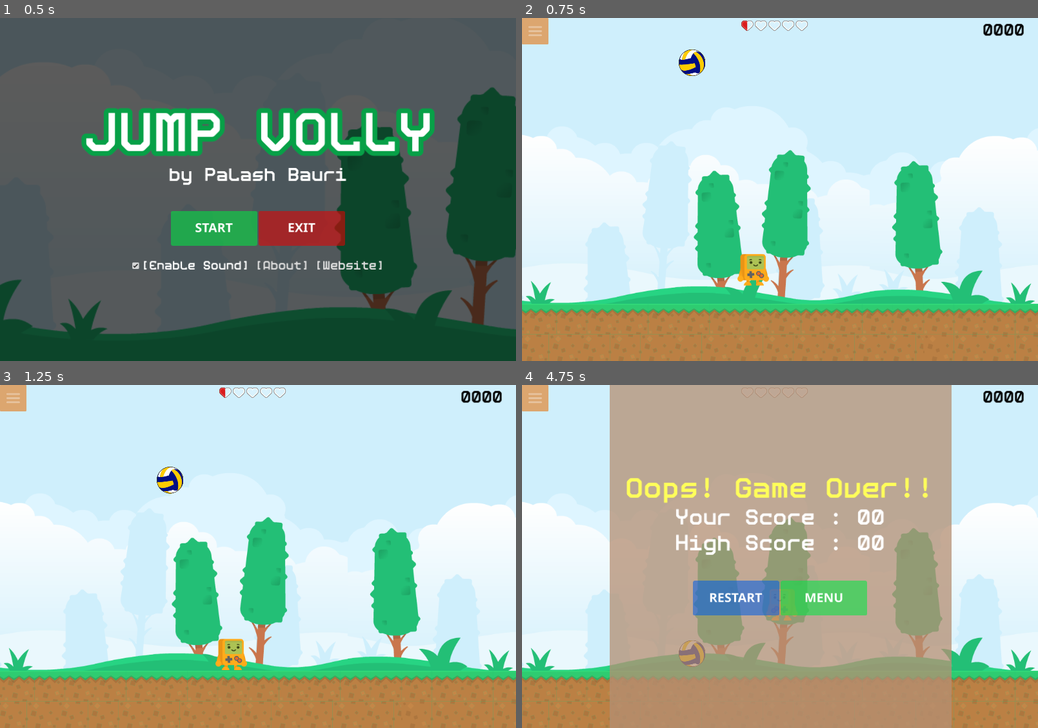
Above: before the commit, frames 1-4 (two rows, left to right).
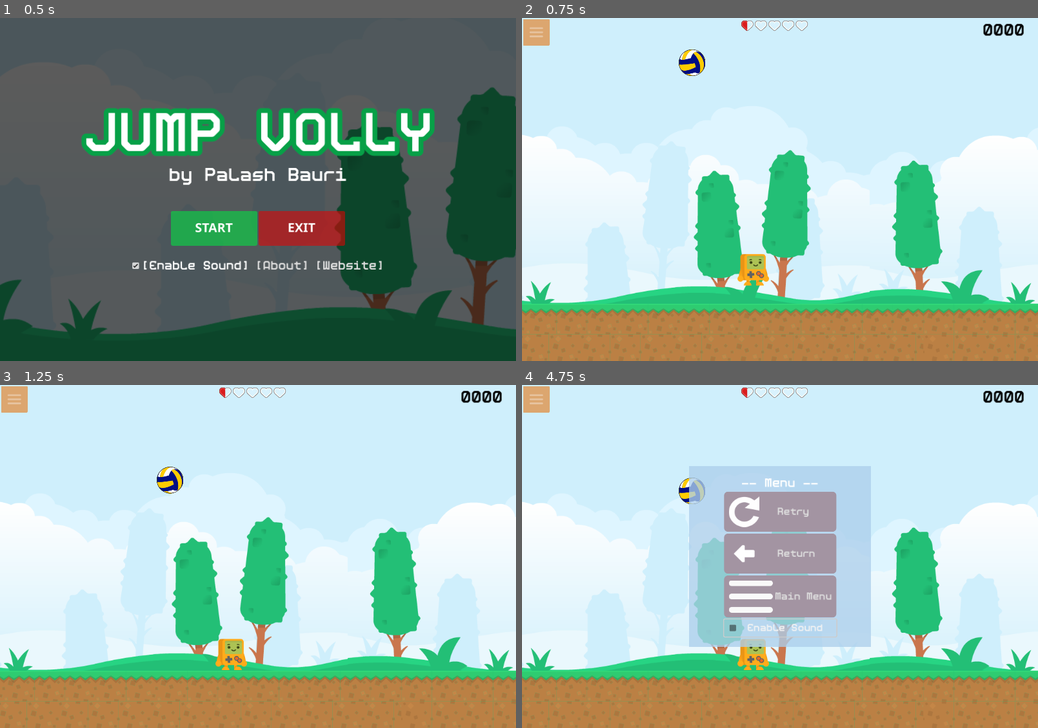
Above: after the commit, the same moments.

Repository: bauripalash/jumpvolly
Game: Godot game, scene res://Scenes/start_menu.tscn
The game is run twice, just before and just after one commit, with the same random seed, the same clock (stepped at 60 frames per second) and the same inputs.
Inputs (mouse positions are in pixels of both pictures, inside the frame that each line leads up to):
- Up to frame 1 (0.5 s): no input
- Up to frame 2 (0.75 s): click (733, 227) at 0.5 s
- Up to frame 3 (1.25 s): no input
- Up to frame 4 (4.75 s): click (537, 398) at 1.25 s; move the mouse to (893, 539) at 2.02 s; hold Right (move_right) 2.03-3.53 s; click (893, 539) at 2.17 s; move the mouse to (676, 573) at 2.77 s; move the mouse to (831, 481) at 3.52 s; hold Left (move_left) 3.53-4.28 s; move the mouse to (754, 625) at 4.27 s; hold Right (move_right) from 4.28 s (still down); click (754, 625) at 4.42 s

Frame 1 is identical in both runs. In frame 2, 0.4% of the frame differs, in the area x 0-100%, y 0-84%; in frame 3, 0.4%; in frame 4, 66%, in the area x 0-100%, y 0-100%.

Commit message:
using plain buttons for controls on mobile ;add web compatible optional controls

Diff:
--- a/Scenes/main.tscn
+++ b/Scenes/main.tscn
@@ -45,20 +45,18 @@
 [sub_resource type="RectangleShape2D" id="RectangleShape2D_dcjve"]
 size = Vector2(2664, 213)
 
-[sub_resource type="RectangleShape2D" id="RectangleShape2D_7vquh"]
-size = Vector2(1070, 1000)
-
-[sub_resource type="RectangleShape2D" id="RectangleShape2D_ehcg5"]
-size = Vector2(1070, 1000)
-
 [sub_resource type="RectangleShape2D" id="RectangleShape2D_fbmbx"]
-size = Vector2(59, 852)
+size = Vector2(25, 1030)
 
 [sub_resource type="RectangleShape2D" id="RectangleShape2D_6144o"]
-size = Vector2(54, 845)
+size = Vector2(25, 1032)
 
 [sub_resource type="RectangleShape2D" id="RectangleShape2D_s8m80"]
-size = Vector2(2087, 25)
+size = Vector2(2395, 14)
+
+[sub_resource type="StyleBoxEmpty" id="StyleBoxEmpty_13seg"]
+
+[sub_resource type="StyleBoxEmpty" id="StyleBoxEmpty_hjhkh"]
 
 [sub_resource type="LabelSettings" id="LabelSettings_4wluw"]
 font = ExtResource("10_chf4s")
@@ -81,19 +79,6 @@
 
 [node name="Game" type="Node" parent="."]
 
-[node name="Menu_Control" type="Control" parent="Game"]
-layout_mode = 3
-anchors_preset = 0
-offset_right = 40.0
-offset_bottom = 40.0
-metadata/_edit_group_ = true
-
-[node name="InGameMenuButton" type="TextureButton" parent="Game/Menu_Control"]
-layout_mode = 0
-scale = Vector2(0.6, 0.6)
-theme_type_variation = &"FlatButton"
-texture_normal = ExtResource("3_jm607")
-
 [node name="Player" parent="Game" instance=ExtResource("3_41ri0")]
 z_index = 2
 position = Vector2(484, 471)
@@ -112,7 +97,7 @@
 texture = ExtResource("3_ytdvf")
 
 [node name="Bg2" type="Sprite2D" parent="Game/Background"]
-position = Vector2(1239, 454)
+position = Vector2(1239, 453)
 texture = ExtResource("3_ytdvf")
 
 [node name="Soil" type="StaticBody2D" parent="Game"]
@@ -122,44 +107,6 @@
 shape = SubResource("RectangleShape2D_dcjve")
 debug_color = Color(0.854902, 0.270588, 0.639216, 0.419608)
 
-[node name="Touch_Controls" type="Control" parent="Game"]
-layout_mode = 3
-anchors_preset = 14
-anchor_top = 0.5
-anchor_right = 1.0
-anchor_bottom = 0.5
-grow_horizontal = 2
-grow_vertical = 2
-
-[node name="Control_Touch_Left" type="Control" parent="Game/Touch_Controls"]
-layout_mode = 1
-anchors_preset = 9
-anchor_bottom = 1.0
-grow_vertical = 2
-
-[node name="Touch_Left" type="TouchScreenButton" parent="Game/Touch_Controls/Control_Touch_Left"]
-z_index = 510
-shape = SubResource("RectangleShape2D_7vquh")
-shape_visible = false
-action = "move_left"
-visibility_mode = 1
-
-[node name="Control_Touch_Right" type="Control" parent="Game/Touch_Controls"]
-layout_mode = 1
-anchors_preset = 11
-anchor_left = 1.0
-anchor_right = 1.0
-anchor_bottom = 1.0
-grow_horizontal = 0
-grow_vertical = 2
-
-[node name="Touch_Right" type="TouchScreenButton" parent="Game/Touch_Controls/Control_Touch_Right"]
-z_index = 510
-shape = SubResource("RectangleShape2D_ehcg5")
-shape_visible = false
-action = "move_right"
-visibility_mode = 1
-
 [node name="Ball" parent="Game" instance=ExtResource("6_g3naj")]
 position = Vector2(356, 85)
 
@@ -176,7 +123,7 @@
 [node name="Left_Boundary" type="StaticBody2D" parent="Game/Boundary/Left_Boundary_Control"]
 
 [node name="CollisionShape2D" type="CollisionShape2D" parent="Game/Boundary/Left_Boundary_Control/Left_Boundary"]
-position = Vector2(-16.5, 416)
+position = Vector2(0.5, 327)
 shape = SubResource("RectangleShape2D_fbmbx")
 
 [node name="Right_Boundary_Control" type="Control" parent="Game/Boundary"]
@@ -194,7 +141,7 @@
 [node name="Right_Boundary" type="StaticBody2D" parent="Game/Boundary/Right_Boundary_Control"]
 
 [node name="CollisionShape2D" type="CollisionShape2D" parent="Game/Boundary/Right_Boundary_Control/Right_Boundary"]
-position = Vector2(1092, 412.5)
+position = Vector2(1077.5, 319)
 shape = SubResource("RectangleShape2D_6144o")
 
 [node name="Top_Boundary_Control" type="Control" parent="Game/Boundary"]
@@ -206,12 +153,79 @@
 grow_horizontal = 2
 
 [node name="Top_Boundary" type="StaticBody2D" parent="Game/Boundary/Top_Boundary_Control"]
-z_index = 700
 
 [node name="CollisionShape2D" type="CollisionShape2D" parent="Game/Boundary/Top_Boundary_Control/Top_Boundary"]
-z_index = 800
-position = Vector2(834.5, 2.5)
+position = Vector2(680.5, -3)
 shape = SubResource("RectangleShape2D_s8m80")
+
+[node name="Touch_Controls" type="Control" parent="Game"]
+visible = false
+layout_mode = 3
+anchors_preset = 14
+anchor_top = 0.5
+anchor_right = 1.0
+anchor_bottom = 0.5
+grow_horizontal = 2
+grow_vertical = 2
+
+[node name="Touch_Control_Left" type="Control" parent="Game/Touch_Controls"]
+layout_mode = 1
+anchors_preset = 9
+anchor_bottom = 1.0
+grow_vertical = 2
+
+[node name="Left_Button" type="Button" parent="Game/Touch_Controls/Touch_Control_Left"]
+layout_mode = 1
+anchors_preset = 8
+anchor_left = 0.5
+anchor_top = 0.5
+anchor_right = 0.5
+anchor_bottom = 0.5
+offset_left = -500.0
+offset_top = -500.0
+offset_right = 500.0
+offset_bottom = 500.0
+grow_horizontal = 2
+grow_vertical = 2
+theme_override_styles/focus = SubResource("StyleBoxEmpty_13seg")
+flat = true
+
+[node name="Touch_Control_Right" type="Control" parent="Game/Touch_Controls"]
+layout_mode = 1
+anchors_preset = 11
+anchor_left = 1.0
+anchor_right = 1.0
+anchor_bottom = 1.0
+grow_horizontal = 0
+grow_vertical = 2
+
+[node name="Right_Button" type="Button" parent="Game/Touch_Controls/Touch_Control_Right"]
+layout_mode = 1
+anchors_preset = 8
+anchor_left = 0.5
+anchor_top = 0.5
+anchor_right = 0.5
+anchor_bottom = 0.5
+offset_left = -500.0
+offset_top = -500.0
+offset_right = 500.0
+offset_bottom = 500.0
+grow_horizontal = 2
+grow_vertical = 2
+theme_override_styles/focus = SubResource("StyleBoxEmpty_hjhkh")
+flat = true
+
+[node name="Menu_Control" type="Control" parent="Game"]
+layout_mode = 3
+anchors_preset = 0
+offset_right = 61.0
+offset_bottom = 61.0
+
+[node name="InGameMenuButton" type="Button" parent="Game/Menu_Control"]
+layout_mode = 0
+scale = Vector2(0.6, 0.6)
+theme_type_variation = &"FlatButton"
+icon = ExtResource("3_jm607")
 
 [node name="HUD" type="Node" parent="Game"]
 
@@ -288,6 +302,10 @@
 [connection signal="ig_mainmenu_click" from="InGameMenu" to="." method="_on_in_game_menu_ig_mainmenu_click"]
 [connection signal="ig_retry_click" from="InGameMenu" to="." method="_on_in_game_menu_ig_retry_click"]
 [connection signal="ig_return_click" from="InGameMenu" to="." method="_on_in_game_menu_ig_return_click"]
-[connection signal="pressed" from="Game/Menu_Control/InGameMenuButton" to="." method="_on_in_game_menu_button_pressed"]
 [connection signal="ball_hit" from="Game/Player" to="." method="_on_player_ball_hit"]
 [connection signal="hit_ground" from="Game/Ball" to="." method="_on_ball_hit_ground"]
+[connection signal="button_down" from="Game/Touch_Controls/Touch_Control_Left/Left_Button" to="." method="_on_left_button_button_down"]
+[connection signal="button_up" from="Game/Touch_Controls/Touch_Control_Left/Left_Button" to="." method="_on_left_button_button_up"]
+[connection signal="button_down" from="Game/Touch_Controls/Touch_Control_Right/Right_Button" to="." method="_on_right_button_button_down"]
+[connection signal="button_up" from="Game/Touch_Controls/Touch_Control_Right/Right_Button" to="." method="_on_right_button_button_up"]
+[connection signal="pressed" from="Game/Menu_Control/InGameMenuButton" to="." method="_on_in_game_menu_button_pressed"]
--- a/Scripts/main.gd
+++ b/Scripts/main.gd
@@ -8,16 +8,18 @@
 var h_full = preload("res://Artworks/HUD/heart_full.png")
 var h_half = preload("res://Artworks/HUD/heart_half.png")
 var h_empty = preload("res://Artworks/HUD/heart_empty.png")
-var back_menu_icon = preload("res://Artworks/HUD/back_menu_btn.png")
-var retry_menu_icon = preload("res://Artworks/HUD/retry_menu_btn.png")
-
-# Called when the node enters the scene tree for the first time.
-func _ready():
-	$GameOver_Layout.hide()
-	#load_high_score()
-	update_health(health)
 
 
+func _ready():
+	update_health(health)
+	var touch_controls : Control = get_node("Game/Touch_Controls")
+	var platform = OS.get_name()
+	print(platform)
+	if (platform.begins_with("Android")
+	or platform.begins_with("iOS")
+	or platform.begins_with("HTML5")
+	or platform.begins_with("Web")):
+		touch_controls.visible = true
 
 
 func update_health(value):
@@ -31,26 +33,12 @@
 			hcon.get_child(i).texture = h_empty
 
 
-# Called every frame. 'delta' is the elapsed time since the previous frame.
-func _process(delta):
-	if Input.is_action_just_pressed("retry_click"):
-		get_tree().reload_current_scene()
-
-
 func _on_player_ball_hit():
 	score += 1
 	$Game/HUD/Score_Control/Score_Label.set_text("%04d" % score)
 	print("Score -> %03d" %score)
 
 func handle_game_over():
-	#$Game/Player/CollisionShape2D.disabled = true
-	#$Game/Ball/CollisionShape2D.disabled = true
-	#get_node("Game").process_mode = Node.PROCESS_MODE_DISABLED
-	#get_node("Game/HUD/Score_Control").visible = false
-	#get_node("Game/HUD/Health_Control").visible = false
-	#get_node("Game/Retry_Button_Control").visible = false
-	#get_node("Game").set_deferred("process_mode" , Node.PROCESS_MODE_DISABLED)
-
 	if score > Globals.high_score:
 		Globals.save_high_score(score)
 
@@ -100,8 +88,6 @@
 	get_tree().paused = false
 
 
-
-
 func _on_in_game_menu_ig_mainmenu_click():
 	show()
 	get_tree().paused = false
@@ -112,3 +98,48 @@
 	show()
 	get_tree().paused = false
 	get_tree().reload_current_scene()
+
+
+
+func _on_leftbutton_button_down():
+	var cancel_event = InputEventAction.new()
+	cancel_event.action = "move_left"
+	cancel_event.pressed = true
+	Input.parse_input_event(cancel_event)
+
+
+func _on_leftbutton_button_up():
+	var cancel_event = InputEventAction.new()
+	cancel_event.action = "move_left"
+	cancel_event.pressed = false
+	Input.parse_input_event(cancel_event)
+
+
+
+func _on_left_button_button_down():
+	var left_touch_event = InputEventAction.new()
+	left_touch_event.action = "move_left"
+	left_touch_event.pressed = true
+	Input.parse_input_event(left_touch_event)
+
+
+func _on_left_button_button_up():
+	var left_touch_event = InputEventAction.new()
+	left_touch_event.action = "move_left"
+	left_touch_event.pressed = false
+	Input.parse_input_event(left_touch_event)
+
+
+
+func _on_right_button_button_down():
+	var right_touch_event = InputEventAction.new()
+	right_touch_event.action = "move_right"
+	right_touch_event.pressed = true
+	Input.parse_input_event(right_touch_event)
+
+
+func _on_right_button_button_up():
+	var right_touch_event = InputEventAction.new()
+	right_touch_event.action = "move_right"
+	right_touch_event.pressed = false
+	Input.parse_input_event(right_touch_event)
